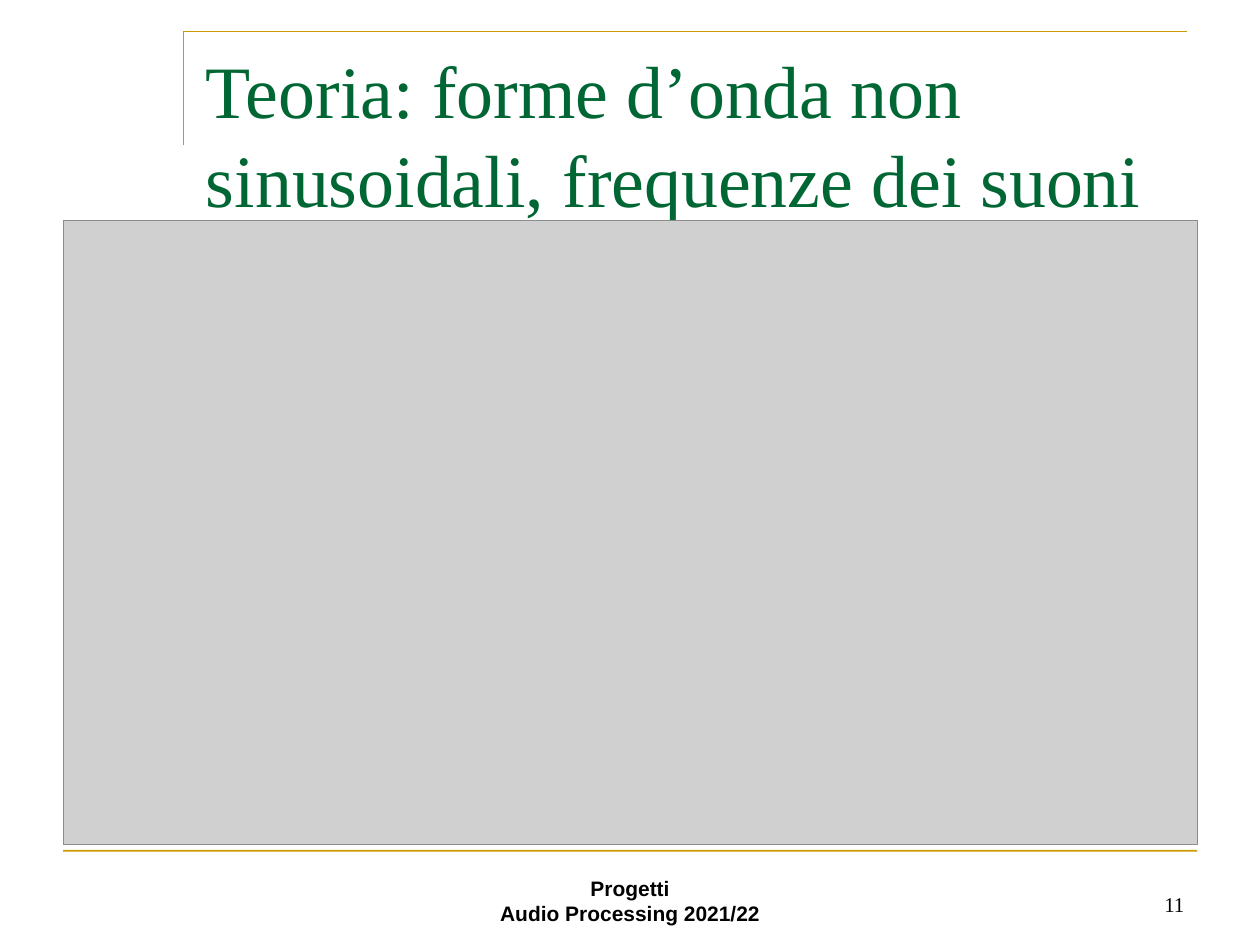
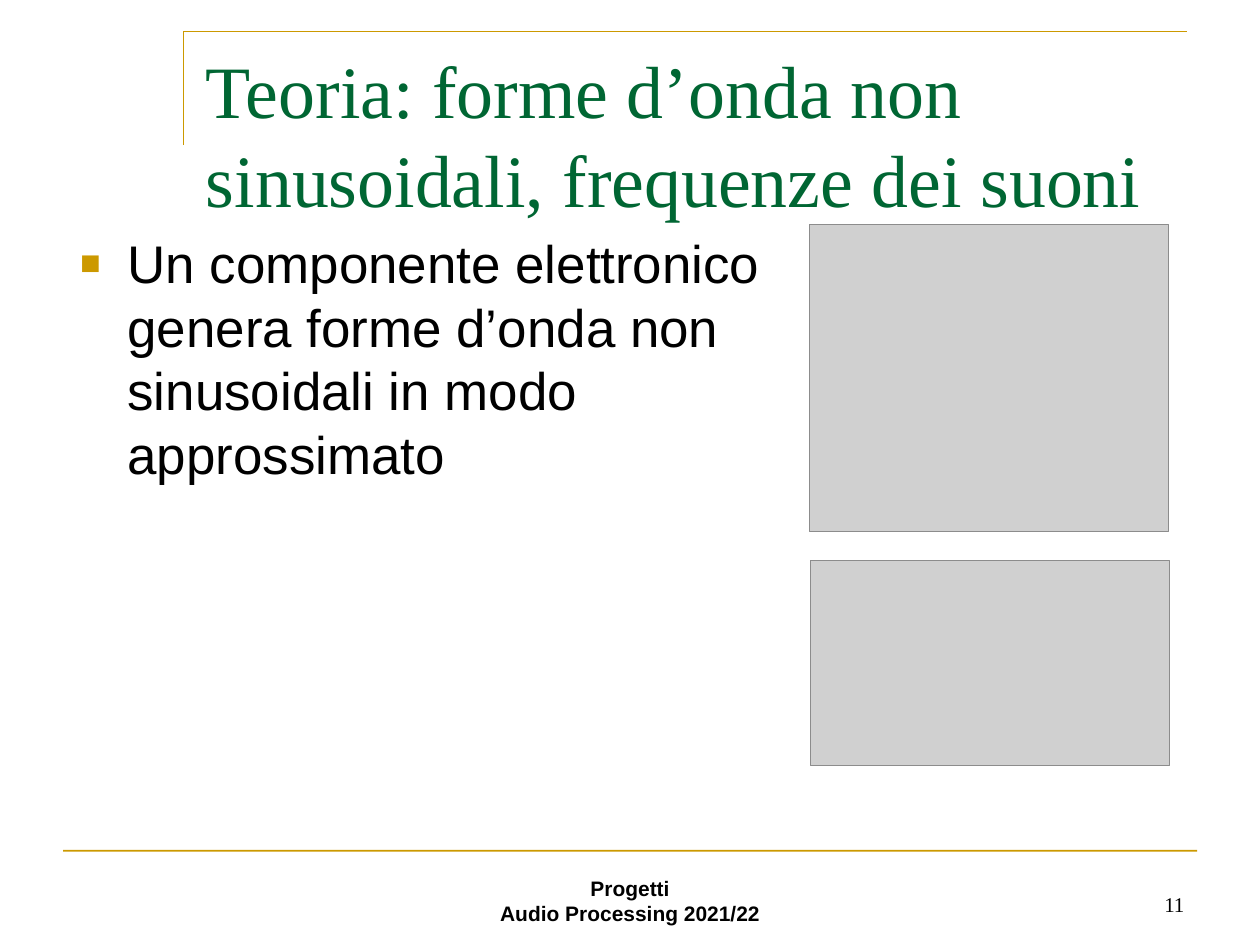
Before and after one commit to Gallo00/Progetto-AUDIO, a slide deck: slide 11 of step3.ppt. Drawn at 1260x945 pixels with LibreOffice and Linux fonts; fonts in the diff are those of the drawing; grey boxes stand for pictures; background and template pictures are left out. Boxes give left, top, right and bottom in pixels: in the first picture for what was removed or moved away, otherwise in the second. Text is boxed around its words. In the diff, an @@ line names an element or a change of style, - is before the commit and + after.

```diff
--- a/step3.ppt
+++ b/step3.ppt
@@ picture removed at [63, 221, 1197, 845] @@
@@ picture added at [809, 224, 1169, 532] @@
@@ text added at [127, 244, 759, 484], 43 pt, text #000000 @@
+■ Un componente elettronico genera forme d’onda non sinusoidali in modo approssimato
@@ picture added at [811, 561, 1170, 766] @@
```
Also in this commit, not shown: 1 other slide changed.
